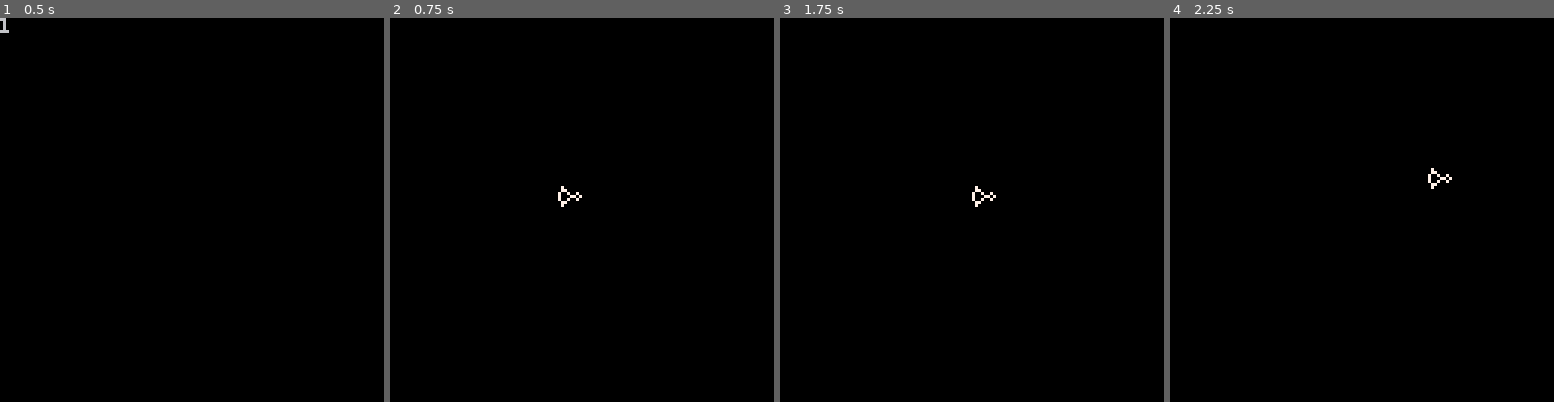
Above: before the commit, frames 1-4 (left to right).
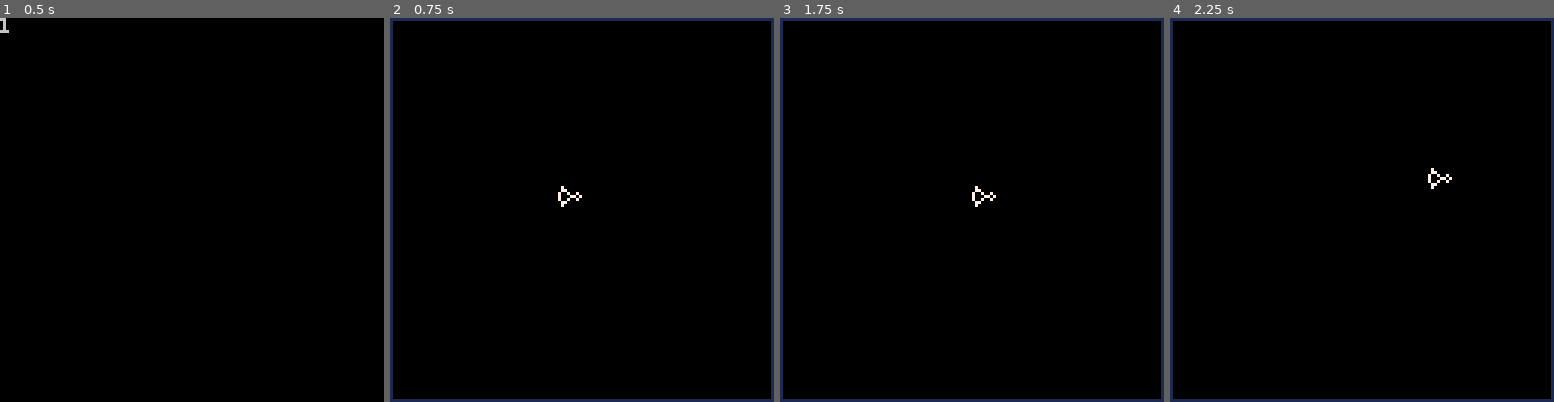
Above: after the commit, the same moments.

Repository: alxgnon/pico-8
Game: PICO-8 cartridge nack.p8
The game is run twice, just before and just after one commit, with the same random seed, the same clock (stepped at 60 frames per second) and the same inputs.
Inputs:
- Up to frame 1 (0.5 s): tap X (X key) at 0.33 s
- Up to frame 2 (0.75 s): tap O (Z key) at 0.7 s
- Up to frame 3 (1.75 s): tap X (X key) at 1.07 s; hold Right from 1.6 s (still down); tap O (Z key) at 1.7 s
- Up to frame 4 (2.25 s): tap X (X key) at 1.85 s; release Right at 2.1 s; tap O (Z key) at 2.1 s; hold Up from 2.15 s (still down)

Frame 1 is identical in both runs. In frame 2, 3.1% of the frame differs, in the area x 0-100%, y 0-100%; in frame 3, 3.1%; in frame 4, 3.1%.

Commit message:
nack: add area border

Diff:
--- a/nack.p8
+++ b/nack.p8
@@ -49,6 +49,7 @@
 end
 
 function room.draw(a)
+	rect(0,0,127,127,1)
 	player:draw()
 	for b in all(a.bads) do
 		spr(b.f, b.x, b.y)
